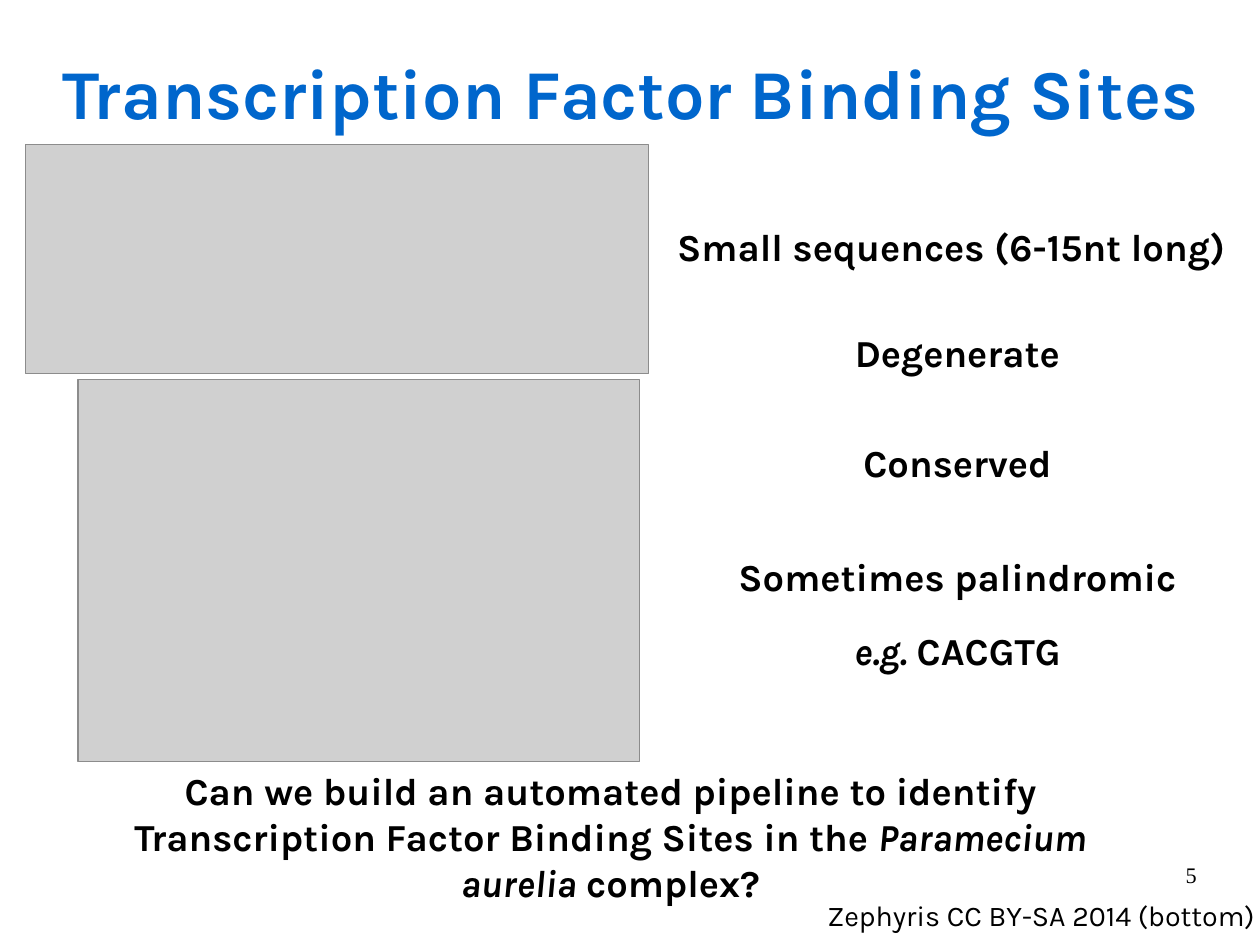
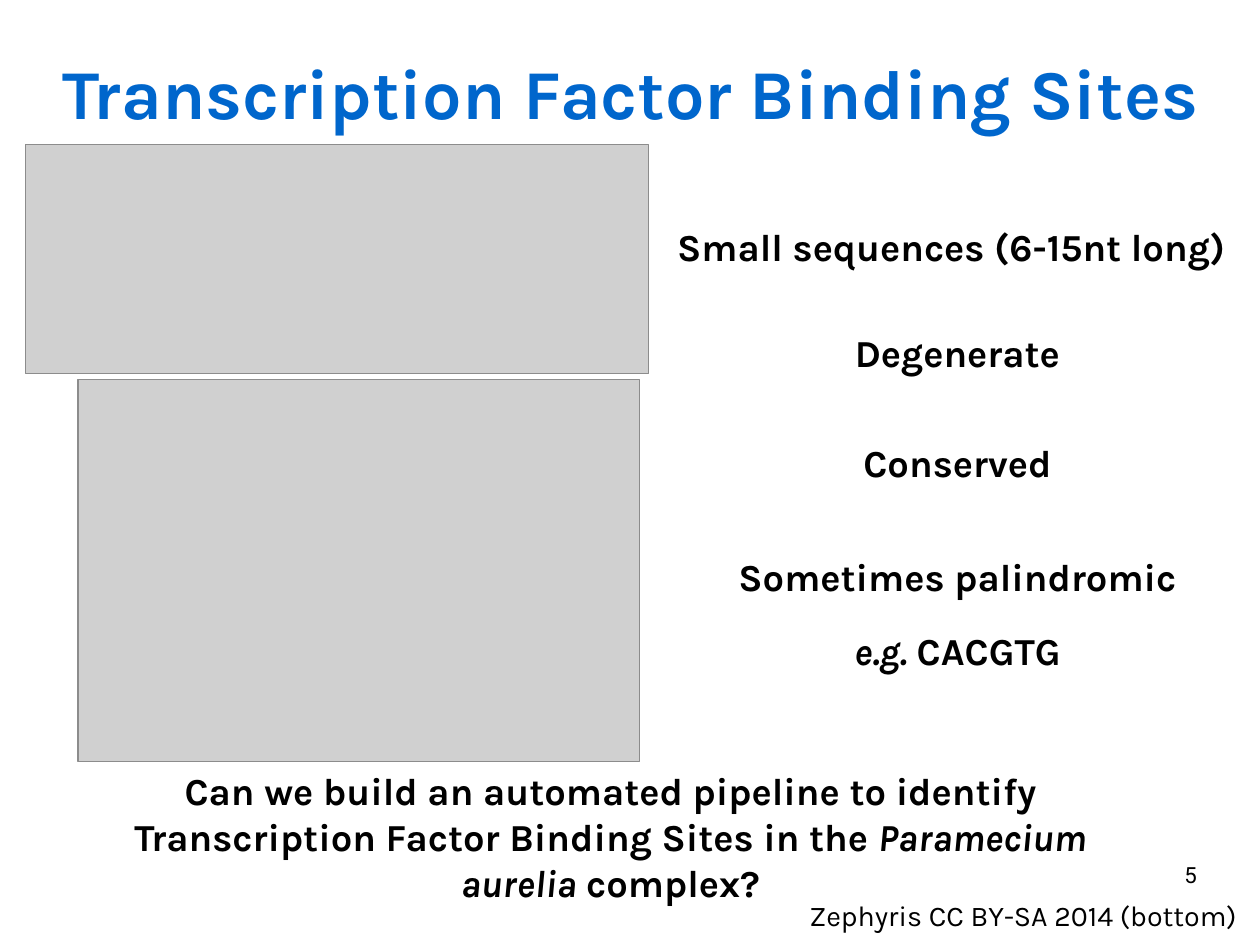
Before and after one commit to Rekyt/lynchlabpresentation2014, a slide deck: slide 5 of LabMeetingPresentation.odp. Drawn at 1260x946 pixels with LibreOffice and Linux fonts; fonts in the diff are those of the drawing; grey boxes stand for pictures. Boxes give left, top, right and bottom in pixels: in the first picture for what was removed or moved away, otherwise in the second. Text is boxed around its words. In the diff, an @@ line names an element or a change of style, - is before the commit and + after.

```diff
--- a/LabMeetingPresentation.odp
+++ b/LabMeetingPresentation.odp
@@ page number at [1184, 867, 1196, 884]: font Times New Roman to Roboto @@
@@ text "Zephyris CC BY-SA 2014 (bottom)": place and size @@
-text "Zephyris CC BY-SA 2014 (bottom)" at [827, 905, 1255, 933]
+text "Zephyris CC BY-SA 2014 (bottom)" at [809, 905, 1237, 933]
```
Also in this commit, not shown: 1 other slide changed, 2 slides added, 1 slide removed.
